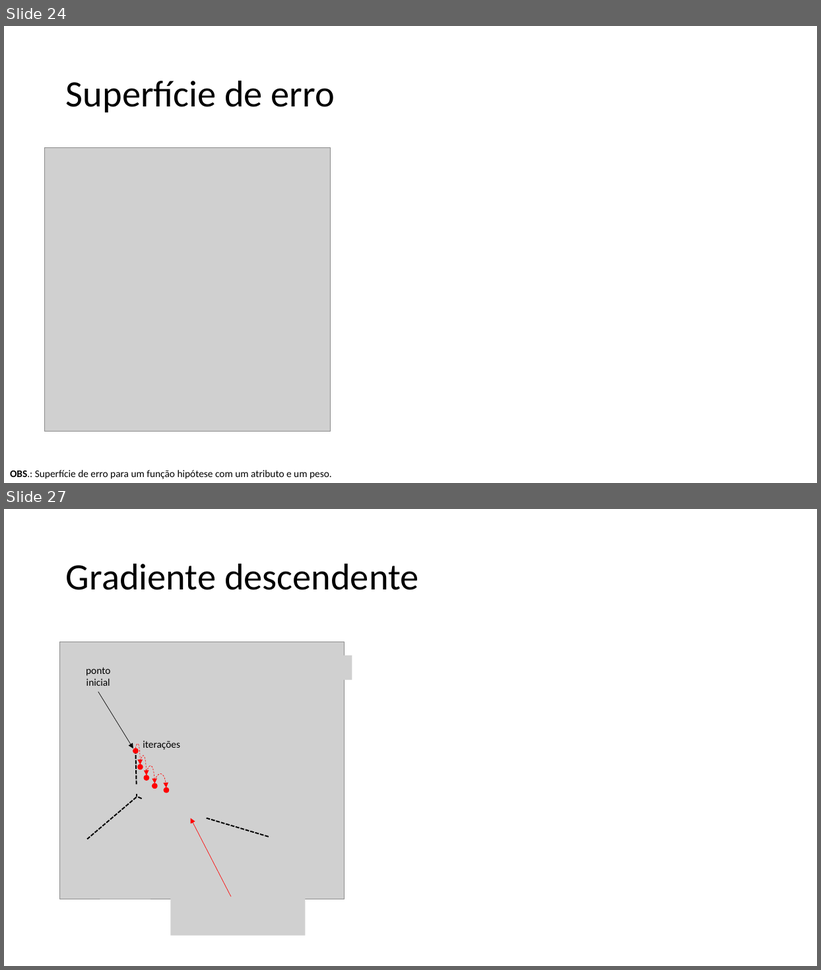
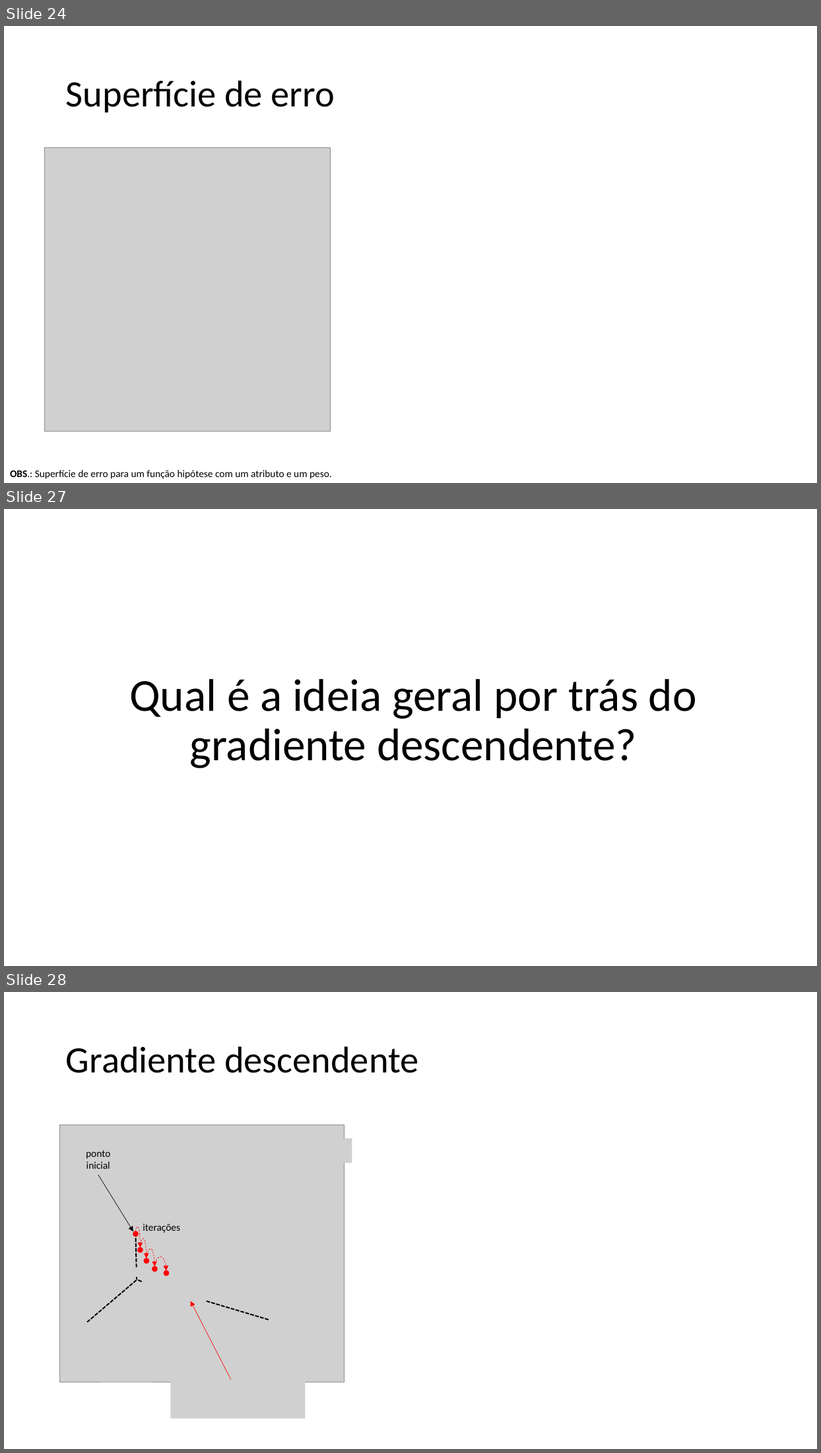
Before and after one commit to zz4fap/c24_inteligencia_artificial, a slide deck: slides/C24_Regressão.pptx. Shown one above the other, each under a label of ours: slides 24 and 27 before the commit, slides 24, 27 and 28 after it; the slides between them are not shown. The pictures are 821x970 and 821x1453 pixels, drawn with LibreOffice and Linux fonts; fonts in the diff are those of the drawing; grey boxes stand for pictures. Boxes give left, top, right and bottom in pixels: in the first picture for what was removed or moved away, otherwise in the second. Text is boxed around its words. In the diff, an @@ line names an element or a change of style, - is before the commit and + after.

```diff
--- a/slides/C24_Regressão.pptx
+++ b/slides/C24_Regressão.pptx
@@ slide 27 added at [4, 509, 817, 966], background #FFFFFF @@
@@ text added at [129, 679, 697, 768], 54 pt, text #000000 @@
+Qual é a ideia geral por trás do gradiente descendente?
@@ what was slide 27 is now slide 28 @@
```
Also in this commit, not shown: 6 slides changed.
